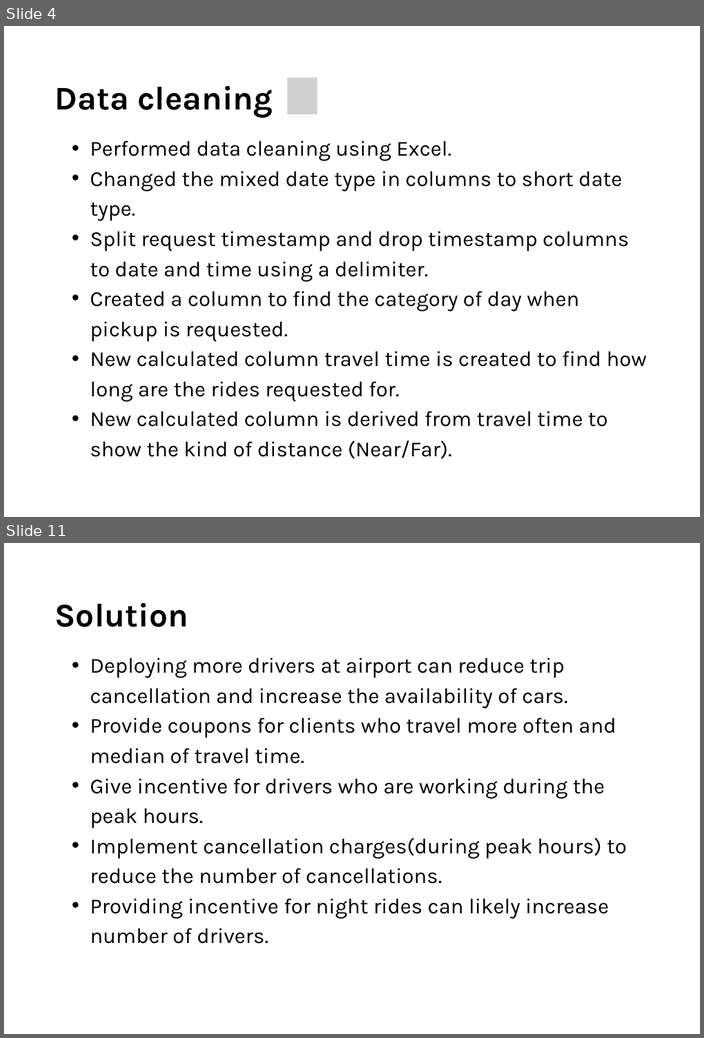
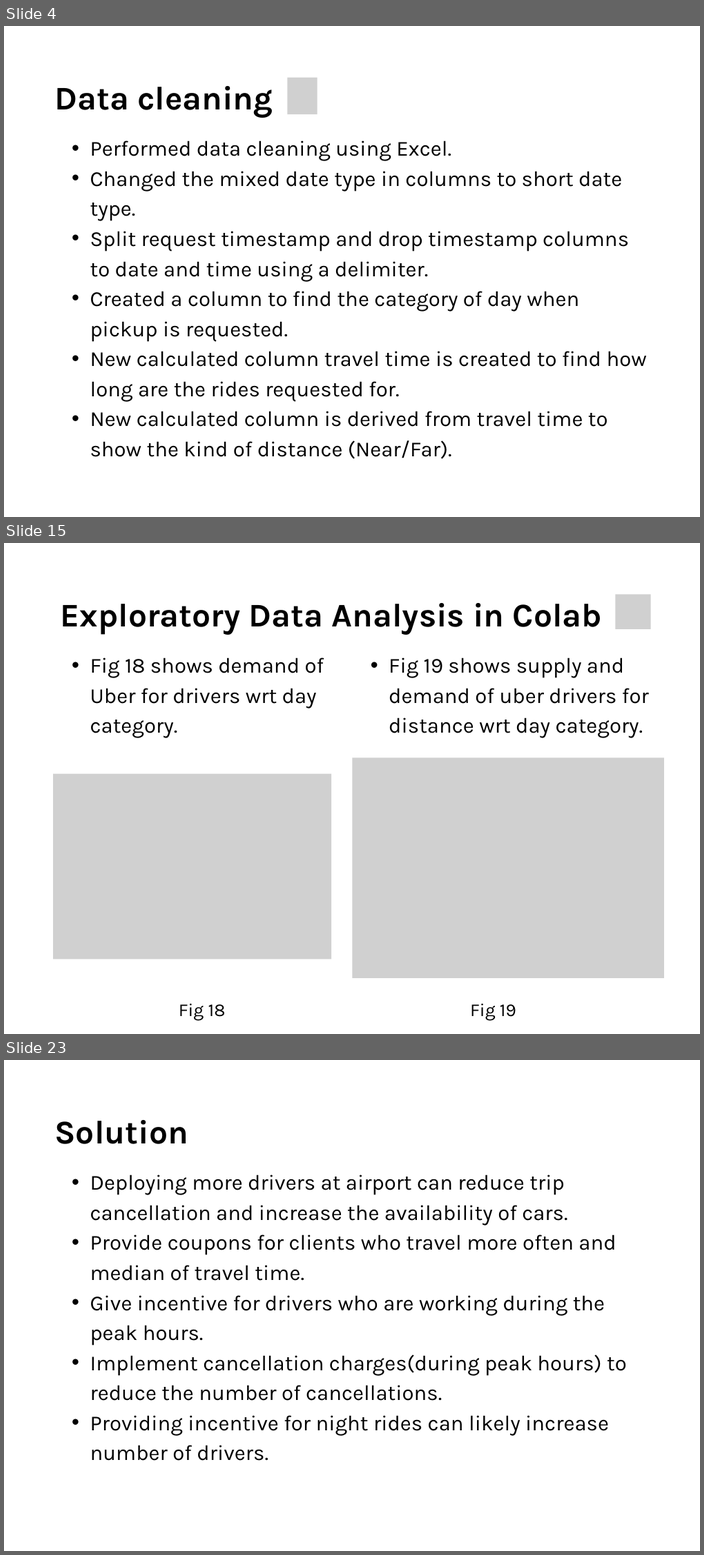
Before and after one commit to karthikdoguparthi/Uber-Supply-Demand-Gaps, a slide deck: UBER SUPPLY DEMAND GAPS/Report/UBER Supply Demand Gap.pptx. Shown one above the other, each under a label of ours: slides 4 and 11 before the commit, slides 4, 15 and 23 after it; the slides between them are not shown. The pictures are 704x1038 and 704x1555 pixels, drawn with LibreOffice and Linux fonts; fonts in the diff are those of the drawing; grey boxes stand for pictures. Boxes give left, top, right and bottom in pixels: in the first picture for what was removed or moved away, otherwise in the second. Text is boxed around its words. In the diff, an @@ line names an element or a change of style, - is before the commit and + after.

```diff
--- a/UBER SUPPLY DEMAND GAPS/Report/UBER Supply Demand Gap.pptx
+++ b/UBER SUPPLY DEMAND GAPS/Report/UBER Supply Demand Gap.pptx
@@ slide 15 added at (x1=4, y1=543, x2=700, y2=1034), background #FFFFFF @@
@@ text added at (x1=61, y1=603, x2=602, y2=634), 40 pt, text #000000, bold @@
+Exploratory Data Analysis in Colab
@@ picture added at (x1=615, y1=594, x2=650, y2=629) @@
@@ text added at (x1=90, y1=658, x2=324, y2=738), 26 pt, text #000000 @@
+  • Fig 18 shows demand of Uber for drivers wrt day category.
@@ text added at (x1=388, y1=658, x2=648, y2=738), 26 pt, text #000000 @@
+  • Fig 19 shows supply and demand of uber drivers for distance wrt day category.
@@ picture added at (x1=352, y1=758, x2=664, y2=978) @@
@@ picture added at (x1=54, y1=774, x2=331, y2=960) @@
@@ text added at (x1=179, y1=1004, x2=225, y2=1020), 22 pt, text #000000 @@
+Fig 18
@@ text added at (x1=470, y1=1004, x2=516, y2=1020), 22 pt, text #000000 @@
+Fig 19
@@ what was slide 11 is now slide 23 @@
```
Also in this commit, not shown: 5 slides changed, 12 other slides added, 1 slide removed, 1 other file.
